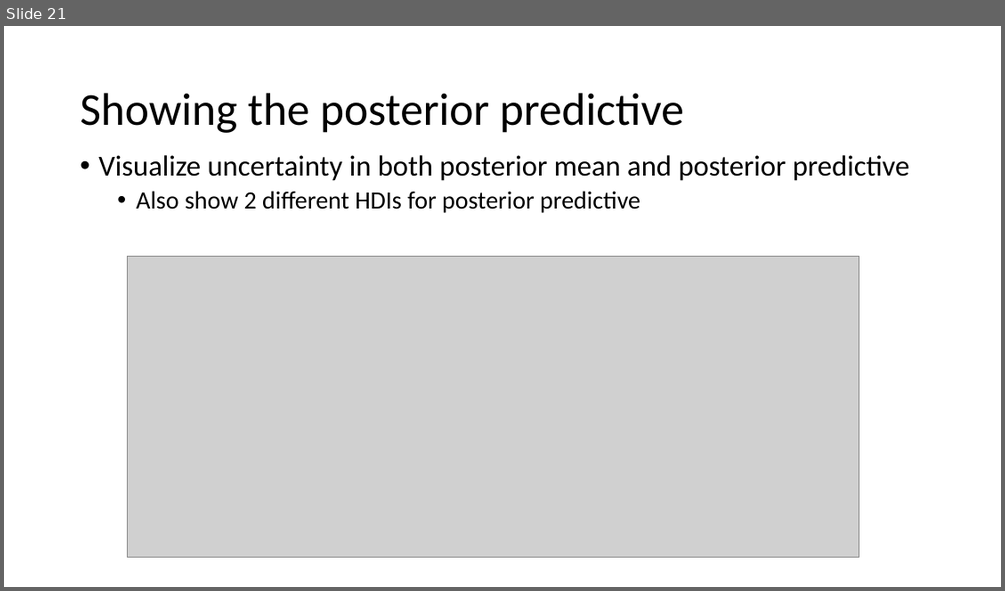
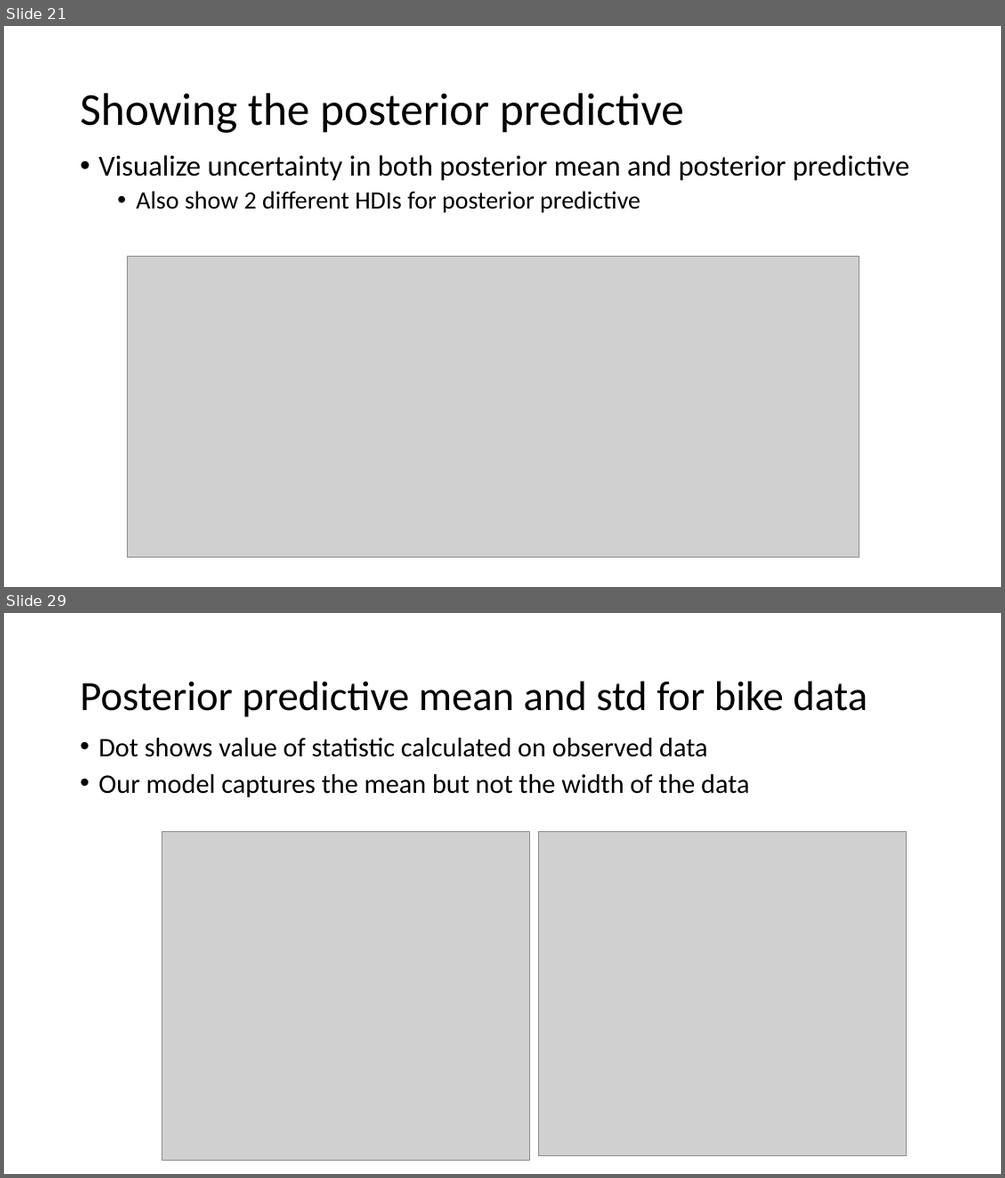
Before and after one commit to opherdonchin/StatisticalComputationAndAnalysis, a slide deck: Lectures/Lecture 6 Linear models.pptx. Shown one above the other, each under a label of ours: slide 21 before the commit, slides 21 and 29 after it; the slides between them are not shown. The pictures are 1005x591 and 1005x1178 pixels, drawn with LibreOffice and Linux fonts; fonts in the diff are those of the drawing; grey boxes stand for pictures. Boxes give left, top, right and bottom in pixels: in the first picture for what was removed or moved away, otherwise in the second. Text is boxed around its words. In the diff, an @@ line names an element or a change of style, - is before the commit and + after.

```diff
--- a/Lectures/Lecture 6 Linear models.pptx
+++ b/Lectures/Lecture 6 Linear models.pptx
@@ slide 29 added at [4, 613, 1001, 1174], background #FFFFFF @@
@@ title added at [80, 681, 867, 717], 40 pt, text #000000 @@
+Posterior predictive mean and std for bike data
@@ text added at [98, 738, 749, 797], 25.9 pt, text #000000 @@
+• Dot shows value of statistic calculated on observed data
+• Our model captures the mean but not the width of the data
@@ picture added at [162, 831, 529, 1159] @@
@@ picture added at [538, 831, 905, 1155] @@
```
Also in this commit, not shown: 3 slides changed, 16 other slides added, 4 other files.
